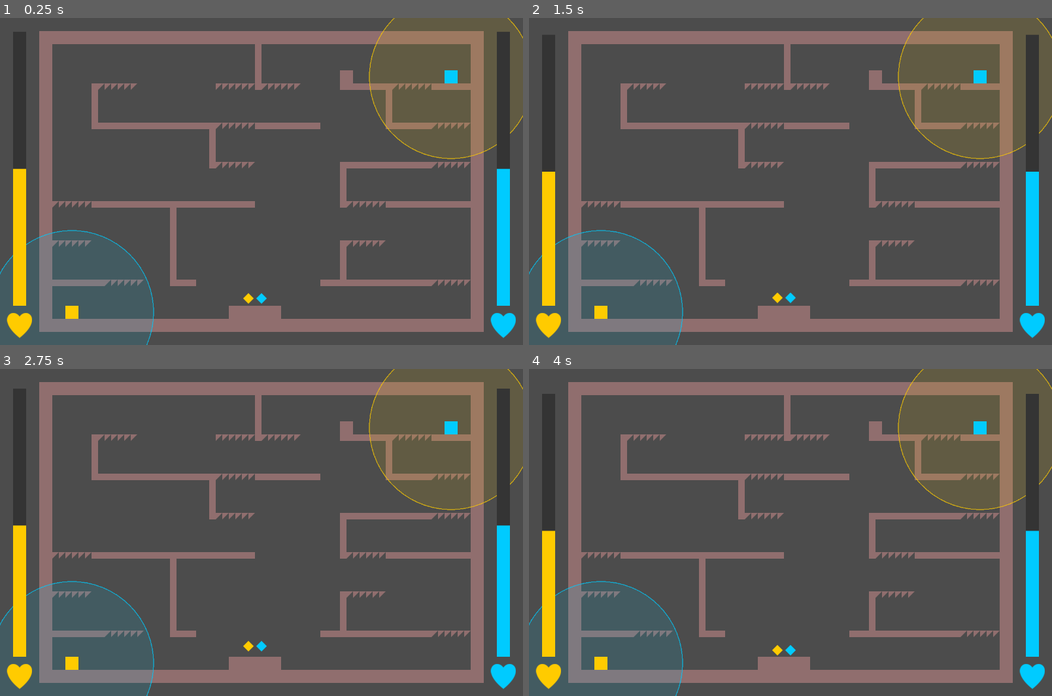
Above: before the commit, frames 1-4 (two rows, left to right).
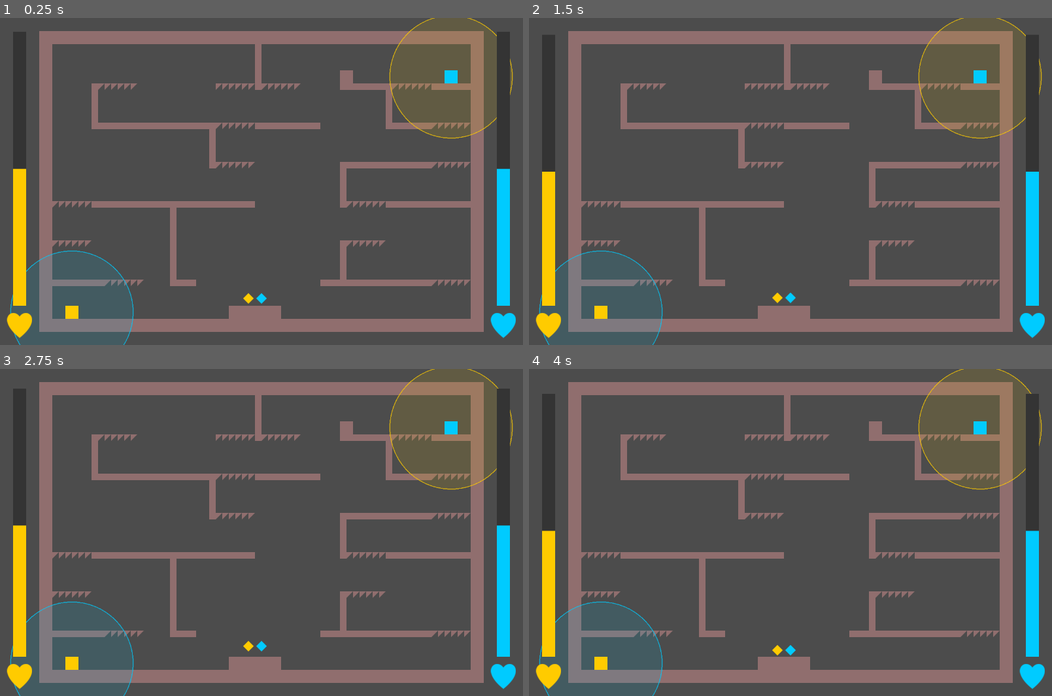
Above: after the commit, the same moments.

Repository: notapixelstudio/keep-love-alive
Game: Godot game, scene res://World.tscn
The game is run twice, just before and just after one commit, with the same random seed, the same clock (stepped at 60 frames per second) and the same inputs.
Inputs:
- Up to frame 1 (0.25 s): no input
- Up to frame 2 (1.5 s): tap Enter at 0.5 s; tap Space at 1.25 s
- Up to frame 3 (2.75 s): no input
- Up to frame 4 (4 s): tap Enter at 2.75 s; tap Space at 3.5 s

The runs differ from the first frame. In frame 1, 0.7% of the frame differs, in the area x 0-100%, y 0-100%; in frame 2, 0.7%; in frame 3, 0.7%; in frame 4, 0.7%.

Commit message:
first tweak

Diff:
--- a/godot/Circle.gd
+++ b/godot/Circle.gd
@@ -1,7 +1,7 @@
 extends Node2D
 
 
-export var radius = 200
+export var radius = 150
 export var player = 'p1' setget set_player
 
 func set_player(v):
--- a/godot/Todo.gd
+++ b/godot/Todo.gd
@@ -1,6 +1,6 @@
 extends Area2D
 
-export var value = 1
+export var value = 4
 export var player = 'p1'
 export var active = false setget set_active
 export var couple_chance = 0.2
--- a/godot/World.gd
+++ b/godot/World.gd
@@ -62,3 +62,5 @@
 
 func _on_SpawnTimer_timeout():
 	spawn_todo(['p1','p2'][randi() % 2])
+	$SpawnTimer.wait_time *= 0.9
+	$SpawnTimer.wait_time = max($SpawnTimer.wait_time, 3)
--- a/godot/World.tscn
+++ b/godot/World.tscn
@@ -14,7 +14,7 @@
 autostart = true
 
 [node name="SpawnTimer" type="Timer" parent="."]
-wait_time = 8.0
+wait_time = 12.0
 autostart = true
 
 [node name="SolidTiles" type="TileMap" parent="."]
